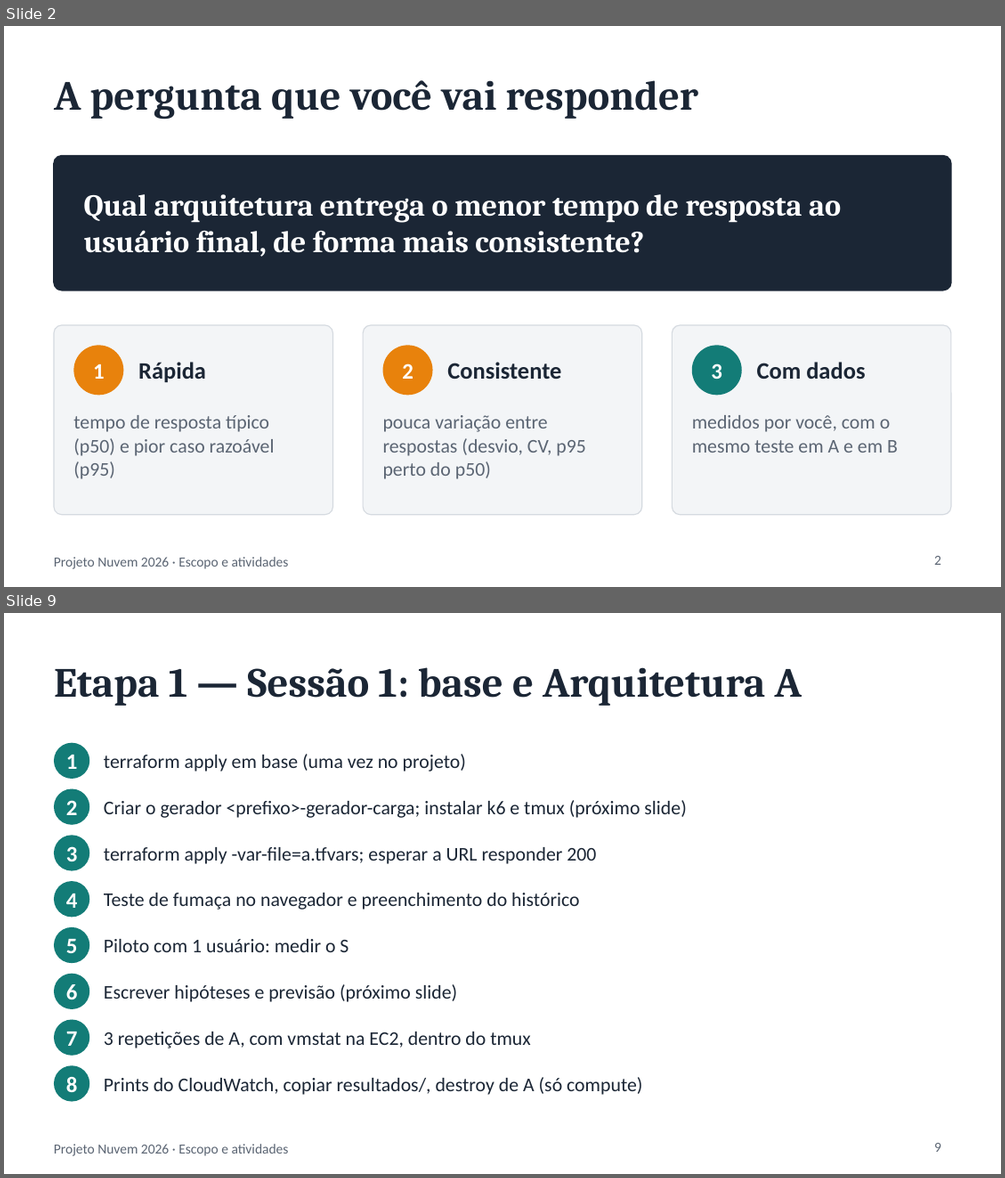
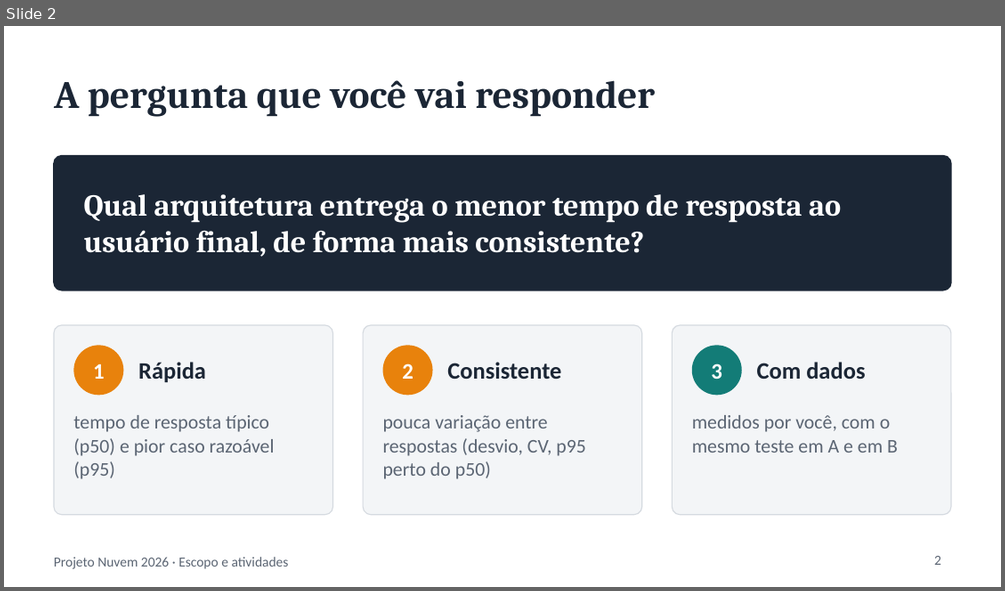
Before and after one commit to emadruga/projeto-aws-chatbot, a slide deck: docs/slides/ESCOPO_E_ATIVIDADES.pptx. Shown one above the other, each under a label of ours: slides 2 and 9 before the commit, slide 2 after it; the slides between them are not shown. The pictures are 1005x1178 and 1005x591 pixels, drawn with LibreOffice and Linux fonts; fonts in the diff are those of the drawing. Boxes give left, top, right and bottom in pixels: in the first picture for what was removed or moved away, otherwise in the second. Text is boxed around its words. In the diff, an @@ line names an element or a change of style, - is before the commit and + after.

```diff
--- a/docs/slides/ESCOPO_E_ATIVIDADES.pptx
+++ b/docs/slides/ESCOPO_E_ATIVIDADES.pptx
@@ slide 9 removed at (4, 613, 1001, 1174), background #FFFFFF; not listed: 1 template element that a slide beside it also shows @@
@@ title removed at (54, 667, 801, 706) @@
-Etapa 1 — Sessão 1: base e Arquitetura A
@@ ellipse removed at (54, 743, 89, 779) @@
-1
@@ text removed at (104, 754, 466, 771) @@
-terraform apply em base (uma vez no projeto)
@@ ellipse removed at (54, 788, 89, 824) @@
-2
@@ text removed at (104, 800, 686, 818) @@
-Criar o gerador <prefixo>-gerador-carga; instalar k6 e tmux (próximo slide)
@@ ellipse removed at (54, 835, 89, 871) @@
-3
@@ text removed at (104, 847, 596, 864) @@
-terraform apply -var-file=a.tfvars; esperar a URL responder 200
@@ ellipse removed at (54, 881, 89, 917) @@
-4
@@ text removed at (104, 892, 579, 909) @@
-Teste de fumaça no navegador e preenchimento do histórico
@@ ellipse removed at (54, 927, 89, 963) @@
-5
@@ text removed at (104, 939, 348, 952) @@
-Piloto com 1 usuário: medir o S
@@ ellipse removed at (54, 973, 89, 1009) @@
-6
@@ text removed at (104, 984, 457, 1002) @@
-Escrever hipóteses e previsão (próximo slide)
@@ ellipse removed at (54, 1020, 89, 1055) @@
-7
@@ text removed at (104, 1031, 531, 1048) @@
-3 repetições de A, com vmstat na EC2, dentro do tmux
@@ ellipse removed at (54, 1065, 89, 1102) @@
-8
@@ text removed at (104, 1077, 642, 1094) @@
-Prints do CloudWatch, copiar resultados/, destroy de A (só compute)
@@ page number removed at (934, 1143, 941, 1151) @@
-9
@@ slide 2 changed as well @@
@@ title "A pergunta que você vai ..." at (54, 80, 655, 117): size 30 to 28 pt @@
```
Also in this commit, not shown: 10 other slides changed, 13 slides added, 7 other slides removed, 5 other files.
